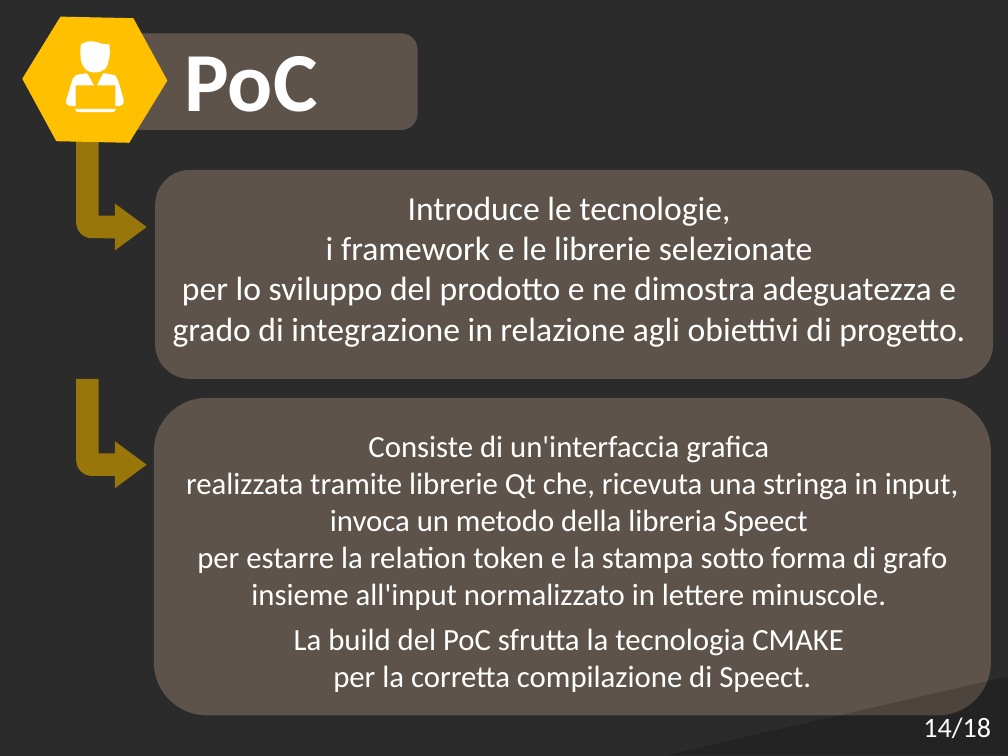
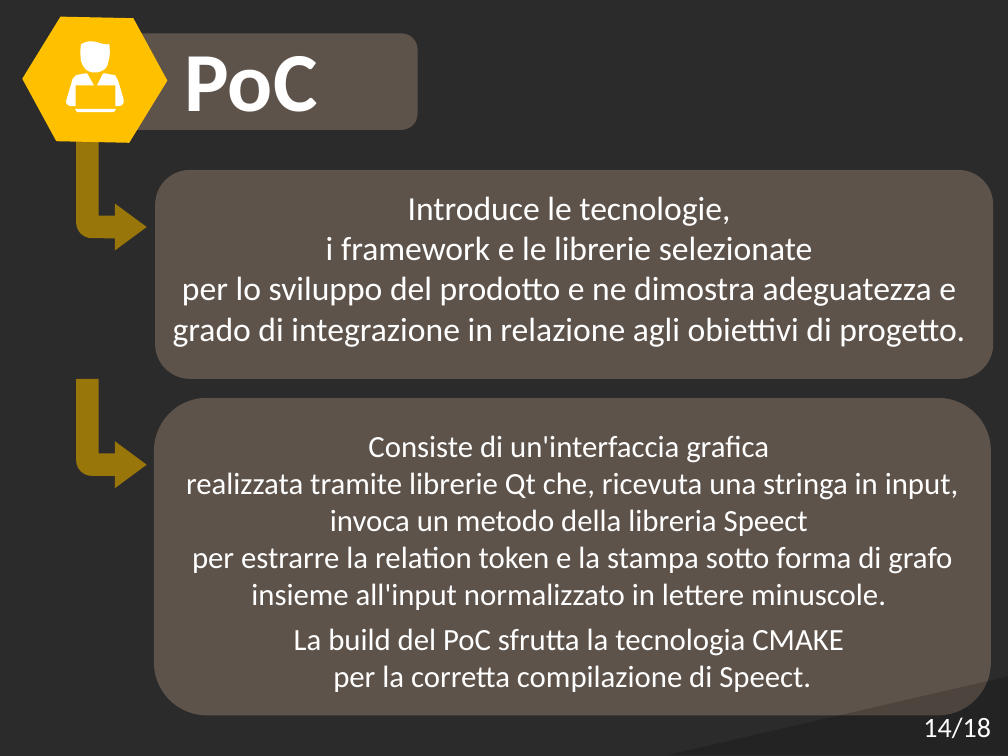
Before and after one commit to Italiaracerx/progettoSWE, a slide deck: slide 14 of Presentazioni/Presentazione TB 12-03-2018.pptx. Drawn at 1008x756 pixels with LibreOffice and Linux fonts; fonts in the diff are those of the drawing; background and template pictures are left out; a plain dark background stands for a picture behind light text. Boxes give left, top, right and bottom in pixels: in the first picture for what was removed or moved away, otherwise in the second. Text is boxed around its words. In the diff, an @@ line names an element or a change of style, - is before the commit and + after.

```diff
--- a/Presentazioni/Presentazione TB 12-03-2018.pptx
+++ b/Presentazioni/Presentazione TB 12-03-2018.pptx
@@ text at (192, 546, 952, 610): text changed @@
-per estarre la relation token e la stampa sotto forma di grafo insieme all'input normalizzato in lettere minuscole.
+per estrarre la relation token e la stampa sotto forma di grafo insieme all'input normalizzato in lettere minuscole.
```
Also in this commit, not shown: 2 other slides changed, 1 other file.
